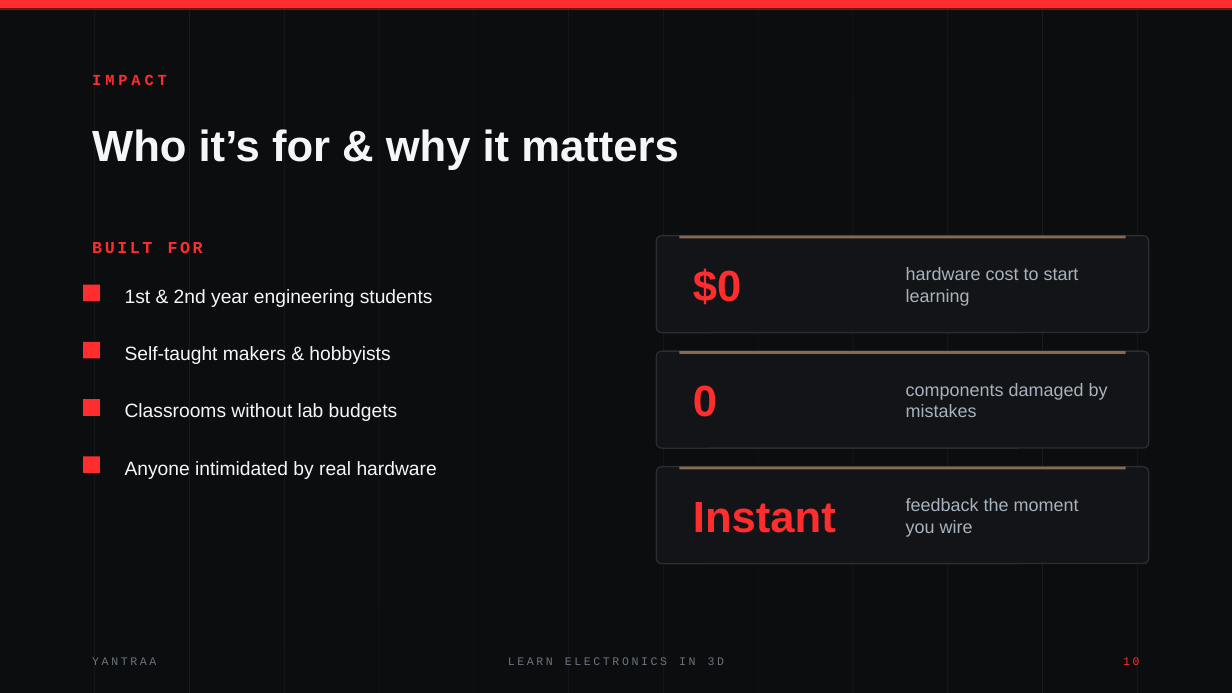
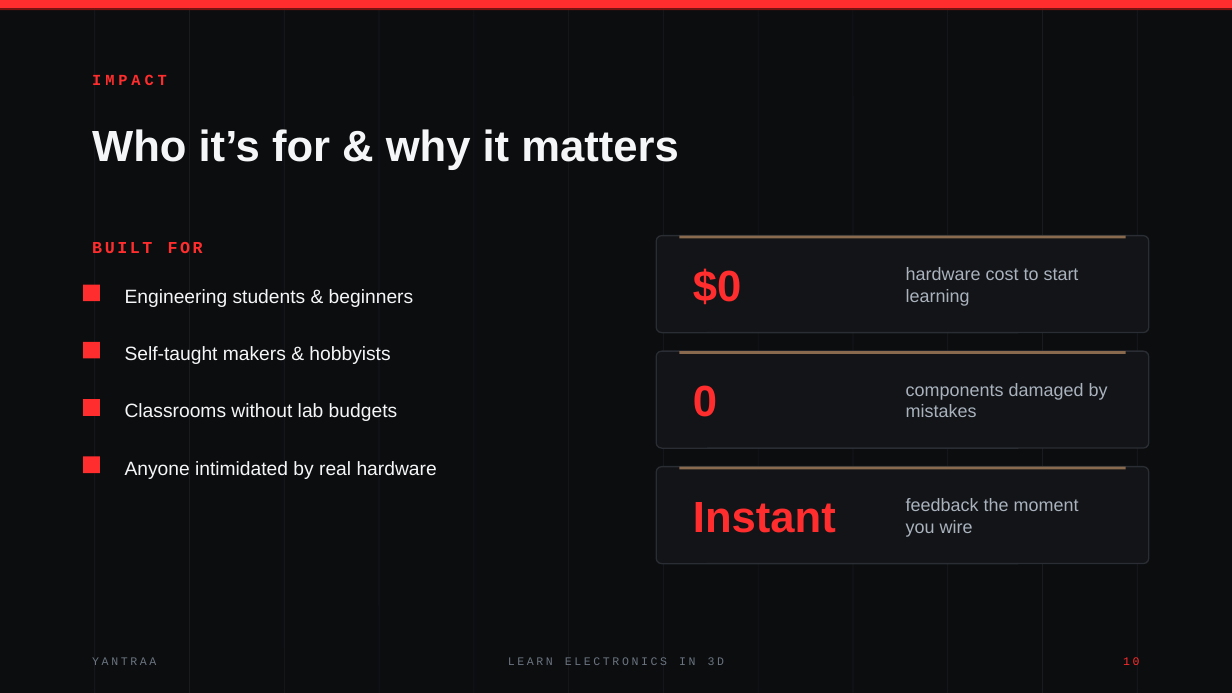
Before and after one commit to deepakgangwar1542-hash/Yantraa, a slide deck: slide 10 of public/yantraa-hackathon-deck.pptx. Drawn at 1232x693 pixels with LibreOffice and Linux fonts; fonts in the diff are those of the drawing. Boxes give left, top, right and bottom in pixels: in the first picture for what was removed or moved away, otherwise in the second. Text is boxed around its words. In the diff, an @@ line names an element or a change of style, - is before the commit and + after.

```diff
--- a/public/yantraa-hackathon-deck.pptx
+++ b/public/yantraa-hackathon-deck.pptx
@@ text at (x1=125, y1=289, x2=414, y2=307): text changed @@
-1st & 2nd year engineering students
+Engineering students & beginners
```
Also in this commit, not shown: 4 other slides changed, 1 other file.
